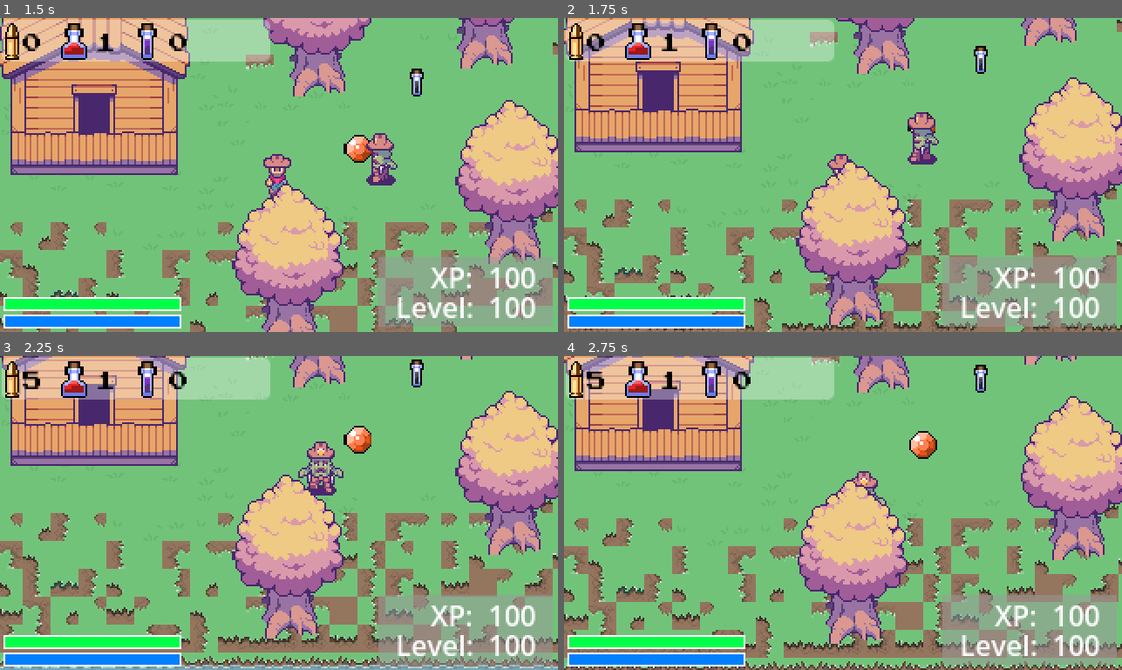
Above: before the commit, frames 1-4 (two rows, left to right).
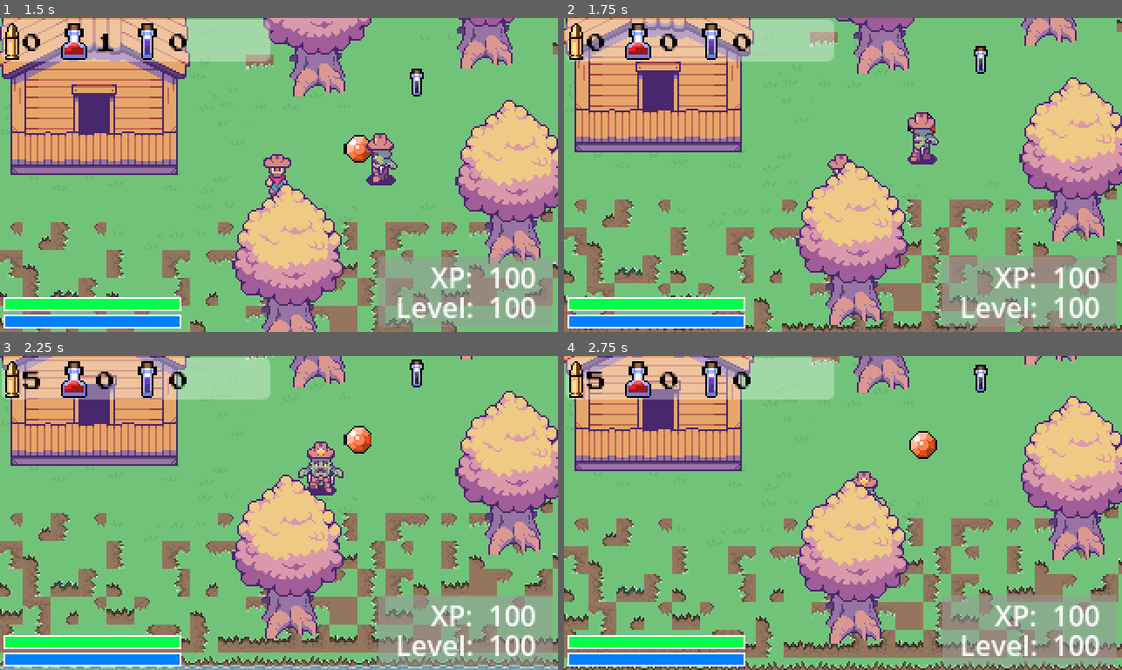
Above: after the commit, the same moments.

Repository: davidsullivanbfhs/rpg_2d_topdown
Game: Godot game, scene res://Scenes/main.tscn
Same seed, same stepped clock (60 frames per second), same inputs: the game is played once before the commit and once after it.
Inputs:
- Up to frame 1 (1.5 s): hold D (Right) 0.53-1.28 s; hold 1 (ConsumeHealthPotion, bound only after the commit) 0.53-1.28 s; tap 2 (ConsumeStaminaPotion, bound only after the commit) at 0.8, 1.35 s; hold S (Down) from 1.28 s (still down)
- Up to frame 2 (1.75 s): keep holding S (Down); tap 1 (ConsumeHealthPotion, bound only after the commit) at 1.55 s
- Up to frame 3 (2.25 s): release S (Down) at 2.03 s; hold D (Right) from 2.03 s (still down); hold Ctrl (Shoot) from 2.03 s (still down)
- Up to frame 4 (2.75 s): keep holding D (Right); keep holding Ctrl (Shoot); tap 2 (ConsumeStaminaPotion, bound only after the commit) at 2.3 s

Frame 1 is identical in both runs. In frame 2, 0.1% of the frame differs, in the area x 17-21%, y 5-11%; in frame 3, 0.1%; in frame 4, 0.1%.

Commit message:
updating pickups in the ui

Diff:
--- a/Scenes/enemy.tscn
+++ b/Scenes/enemy.tscn
@@ -646,6 +646,7 @@
 }
 
 [node name="Enemy" type="CharacterBody2D" groups=["enemies"]]
+z_index = 1
 collision_layer = 4
 collision_mask = 7
 script = ExtResource("1_38w7o")
--- a/Scenes/main.gd
+++ b/Scenes/main.gd
@@ -3,9 +3,10 @@
 #####################  TODO ################################
 ## think about where player var info should be stored
 ## should gui be its own scene and own the code that changes it?
-## fire bullets,
-## spawn pickups and change inventory
-## spawn enemies
+## DONE: fire bullets,
+## DONE: spawn pickups and change inventory
+## add keys for using health and stamina potions
+## DONE: spawn enemies
 ## npcs, dialog, quests
 ## hazards?
 ############################################################
@@ -23,6 +24,7 @@
 
 # Called when the node enters the scene tree for the first time.
 func _ready() -> void:
+	#connect to all the signals to pass the info on to the ui
 	player.health_updated.connect(_on_player_health_updated)
 	player.stamina_updated.connect(_on_player_stamina_updated)
 	player.ammo_amount_updated.connect(_on_player_ammo_amount_updated)
@@ -39,7 +41,7 @@
 	health_bar_value.value = 100 * health / max_health
 
 
-#### the functions need to receive the same arguments taht were sent by the emitter ##########
+#### the functions need to receive the same arguments that were sent by the emitter ##########
 func _on_player_stamina_updated(stamina, max_stamina) -> void:
 	#print("changing the bar", stamina)
 	stamina_bar_value.value = 100 * stamina / max_stamina
--- a/Scenes/main.tscn
+++ b/Scenes/main.tscn
@@ -2741,4 +2741,3 @@
 
 [node name="PickupSpawner" parent="." instance=ExtResource("13_r4d0y")]
 position = Vector2(13, 3)
-max_items = 20
--- a/Scripts/bullet.gd
+++ b/Scripts/bullet.gd
@@ -6,8 +6,8 @@
 #if they hit the enemy deal damage
 #if it hits tile obstacle delete it.
 
-@onready var tilemap_water = get_tree().root.get_node("Main/Water")
-@onready var tilemap_object = get_tree().root.get_node("Main/Items")
+@onready var tilemap = get_tree().root.get_node("Main/TileMap")
+#@onready var tilemap_object = get_tree().root.get_node("Main/Items")
 var direction : Vector2
 var speed = 100
 #should damage amount be in bullet or enemy?
@@ -29,11 +29,11 @@
 	if body.name == "Player":
 		return
 	#if it collides with the tilemap, check if it is a layer
-	#if body.name == "Tilemap":
-		#if tilemap.get_layer_name(0) == "Water": # <-name of your tilemap layer that has collisions
-			#return
-		#if tilemap.get_layer_name(1) = "Objects": # <-name of your tilemap layer that has collisions
-			#return
+	if body.name == "Tilemap":
+		if tilemap.get_layer_name(0) == "Water": # <-name of your tilemap layer that has collisions
+			return
+		if tilemap.get_layer_name(1) == "Things": # <-name of your tilemap layer that has collisions
+			pass
 	if body.name == "Items": #the name of your tilemap
 		return
 	#if it is in group enemy, deal damage
--- a/Scripts/enemy.gd
+++ b/Scripts/enemy.gd
@@ -41,6 +41,7 @@
 func _ready() -> void:
 	rng.randomize()
 	animation_sprite.modulate = Color(1, 1, 1, 1)
+	#print("Enemy SPwaned at: ", position)
 
 
 func _process(delta: float) -> void:
--- a/Scripts/player.gd
+++ b/Scripts/player.gd
@@ -24,7 +24,7 @@
 enum Pickups { AMMO, STAMINA, HEALTH }
 var health_pickup_amount = 0
 var stamina_pickup_amount = 0
-var ammo_amount = 6
+var ammo_amount = 0
 
 #custom signals
 signal health_updated
@@ -49,6 +49,10 @@
 var bullet_damage = 30
 var bullet_reload_time = 1000
 var bullet_fired_time = 0.5 #when did they fire
+
+func _ready() -> void:
+	ammo_amount = 6
+	ammo_amount_updated.emit(ammo_amount)
 
 func _process(delta: float) -> void:
 	#calculate health
@@ -160,6 +164,20 @@
 			#update the ammo and send signal to ui
 			ammo_amount = ammo_amount - 1
 			ammo_amount_updated.emit(ammo_amount)
+#using health consumables
+	elif event.is_action_pressed("ConsumeHealthPotion"):
+		if health > 0 && health_pickup_amount > 0:
+			health_pickup_amount = health_pickup_amount - 1
+			health = min(health + 50, max_health)
+			health_updated.emit(health, max_health)
+			health_amount_updated.emit(health_pickup_amount)
+	#using stamina consumables
+	elif event.is_action_pressed("ConsumeStaminaPotion"):
+		if stamina > 0 && stamina_pickup_amount > 0:
+			stamina_pickup_amount = stamina_pickup_amount - 1
+			stamina = min(stamina + 50, max_stamina)
+			stamina_updated.emit(stamina, max_stamina)
+			stamina_amount_updated.emit(stamina_pickup_amount)
 
 
 
--- a/project.godot
+++ b/project.godot
@@ -62,6 +62,16 @@
 "events": [Object(InputEventKey,"resource_local_to_scene":false,"resource_name":"","device":-1,"window_id":0,"alt_press …(191 unchanged characters)…
 ]
 }
+ConsumeHealthPotion={
+"deadzone": 0.5,
+"events": [Object(InputEventKey,"resource_local_to_scene":false,"resource_name":"","device":-1,"window_id":0,"alt_pressed":false,"shift_pressed":false,"ctrl_pressed":false,"meta_pressed":false,"pressed":false,"keycode":0,"physical_keycode":49,"key_label":0,"unicode":49,"location":0,"echo":false,"script":null)
+]
+}
+ConsumeStaminaPotion={
+"deadzone": 0.5,
+"events": [Object(InputEventKey,"resource_local_to_scene":false,"resource_name":"","device":-1,"window_id":0,"alt_pressed":false,"shift_pressed":false,"ctrl_pressed":false,"meta_pressed":false,"pressed":false,"keycode":0,"physical_keycode":50,"key_label":0,"unicode":50,"location":0,"echo":false,"script":null)
+]
+}
 
 [layer_names]
 
